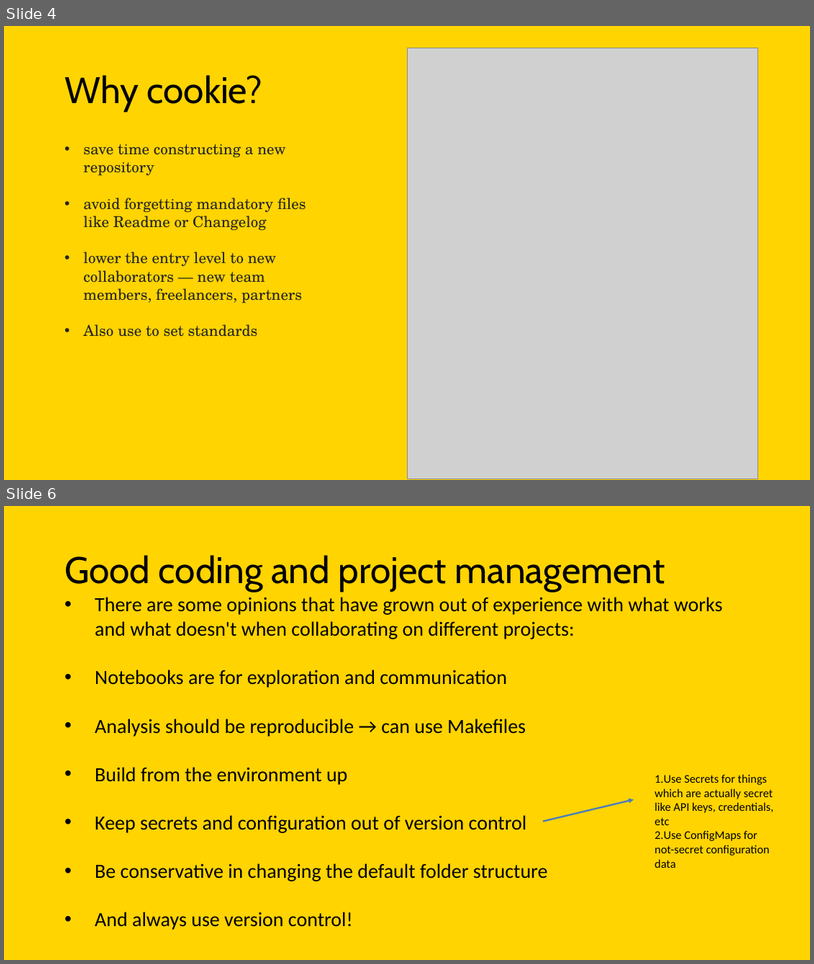
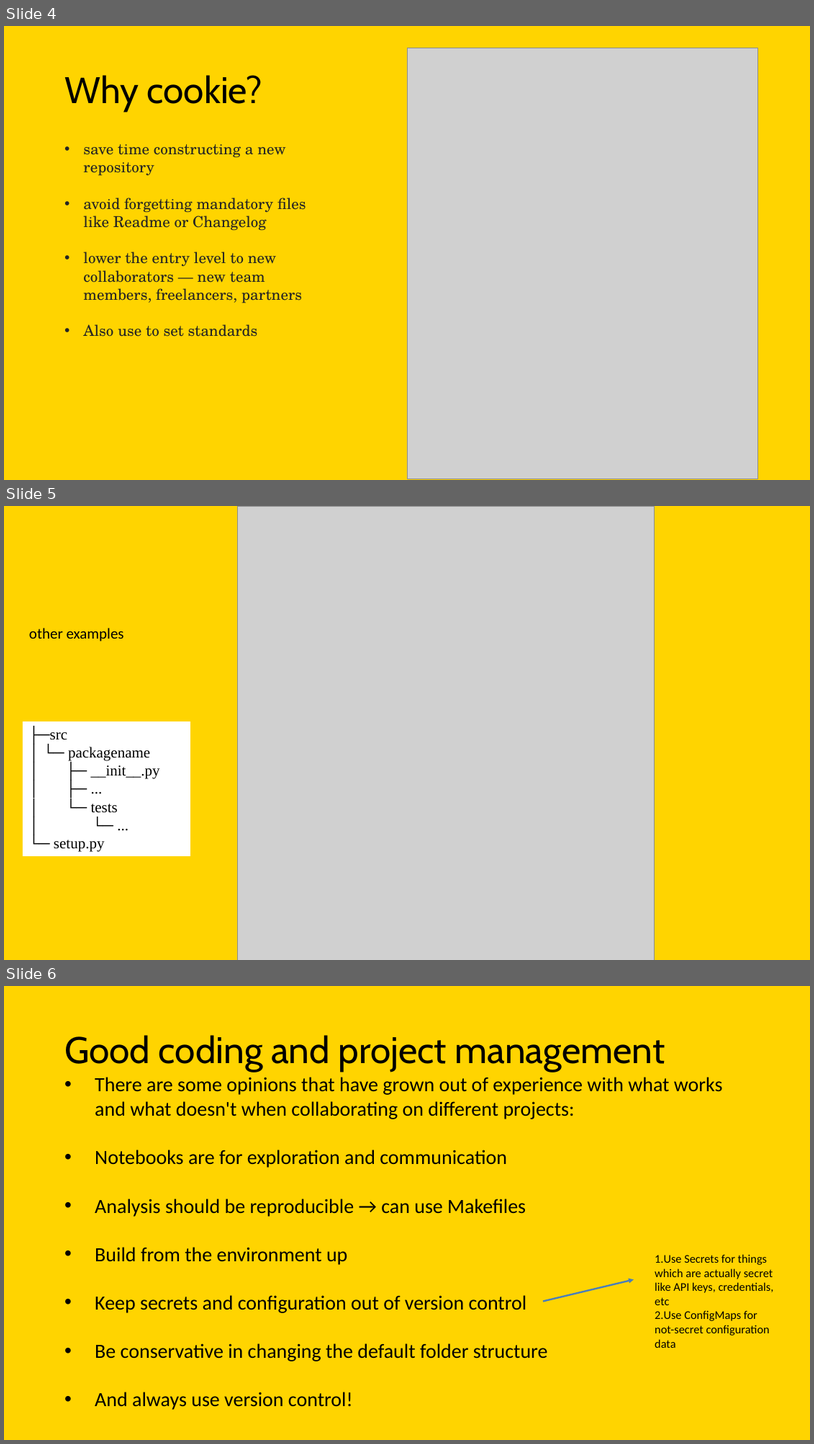
Before and after one commit to elcarrillo/computational_bootcamp_material, a slide deck: day 7 github/git_github.pptx. Shown one above the other, each under a label of ours: slides 4 and 6 before the commit, slides 4, 5 and 6 after it; the slides between them are not shown. The pictures are 814x964 and 814x1444 pixels, drawn with LibreOffice and Linux fonts; fonts in the diff are those of the drawing; grey boxes stand for pictures. Boxes give left, top, right and bottom in pixels: in the first picture for what was removed or moved away, otherwise in the second. Text is boxed around its words. In the diff, an @@ line names an element or a change of style, - is before the commit and + after.

```diff
--- a/day 7 github/git_github.pptx
+++ b/day 7 github/git_github.pptx
@@ slide 5 added at [4, 506, 810, 960], background #FFFFFF; not listed: 1 template element that a slide beside it also shows @@
@@ picture added at [237, 506, 654, 960] @@
@@ text added at [29, 628, 124, 641], 18 pt, text #000000 @@
+other examples
@@ rectangle added at [23, 721, 191, 856], fill #FFFFFF, 18 pt, text #000000 @@
+├─src
+│ └─ packagename
+│ ├─ __init__.py
+│ ├─ ...
+│ └─ tests
+│ └─ ...
+└─ setup.py
```
Also in this commit, not shown: 1 slide removed, 5 other files.
